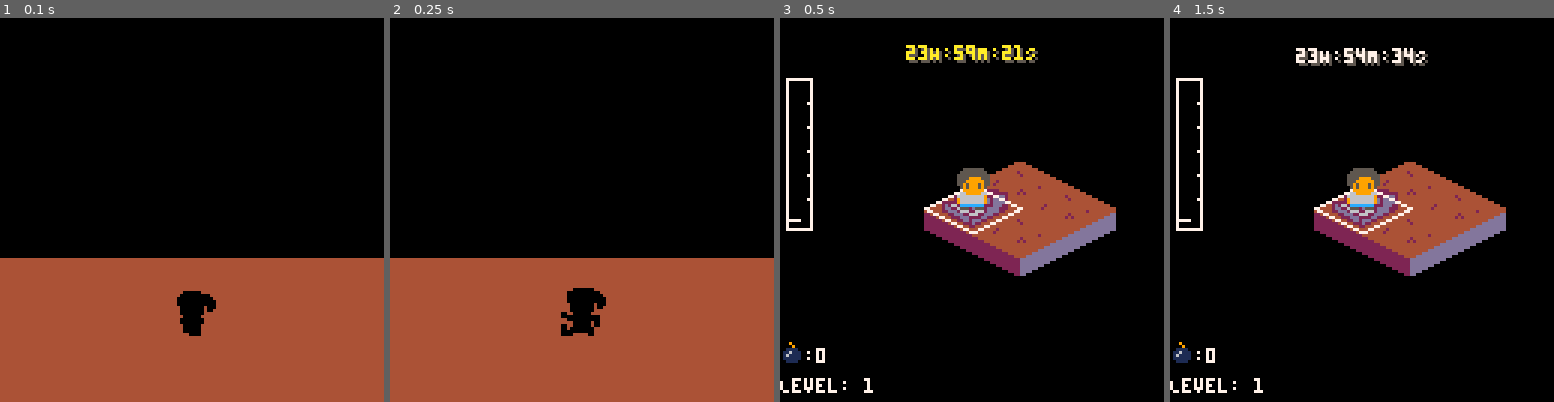
Above: before the commit, frames 1-4 (left to right).
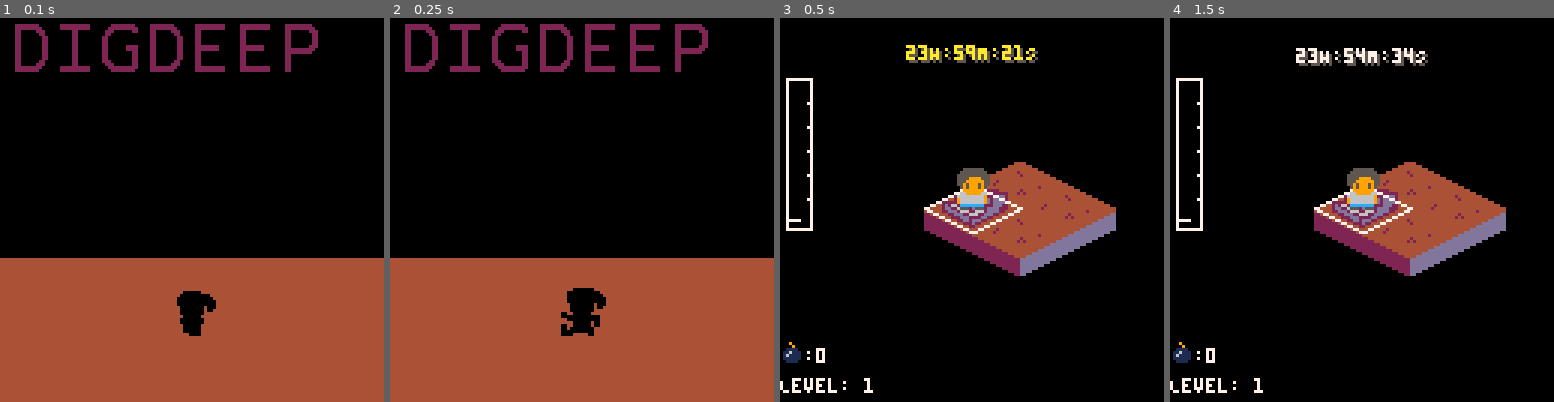
Above: after the commit, the same moments.

Repository: scottnm/collards.p8
Game: PICO-8 cartridge collards.p8
Two runs of this game, one before a commit and one after it. Both use one fixed random seed, a clock stepped at 60 frames per second and the inputs below.
Inputs:
- Up to frame 1 (0.1 s): no input
- Up to frame 2 (0.25 s): no input
- Up to frame 3 (0.5 s): tap X (X key) at 0.33 s
- Up to frame 4 (1.5 s): tap O (Z key) at 0.7 s; tap X (X key) at 1.07 s

The runs differ from the first frame. In frame 1, 3.3% of the frame differs, in the area x 3-83%, y 1-15%; in frame 2, 3.3%; in frame 3, nothing differs; in frame 4, nothing differs.

Commit message:
spike adding larger letters to game

Diff:
--- a/pregame.lua
+++ b/pregame.lua
@@ -5,6 +5,13 @@
         pos = vec(64, 104),
         sprite_offset = vec(-8, -14),
     }
+
+    g_title_letters = {
+        d = 194,
+        i = 196,
+        g = 198,
+        e = 200,
+        p = 202 }
 end
 
 function _update_title_screen(input)
@@ -21,7 +28,18 @@
 function _draw_title_screen()
     cls(Colors.Black)
     rectfill(0, 80, 128, 128, Colors.Brown)
+
     modify_player_palette()
     draw_anim(g_player, sprite_pos(g_player))
     pal()
+
+    local scale = 15
+    sspr_centered(g_title_letters.d, 10 + 0*scale,  10, 2, 2, 1, false, false)
+    sspr_centered(g_title_letters.i, 10 + 1*scale,  10, 2, 2, 1, false, false)
+    sspr_centered(g_title_letters.g, 10 + 2*scale,  10, 2, 2, 1, false, false)
+    sspr_centered(g_title_letters.d, 10 + 3*scale,  10, 2, 2, 1, false, false)
+    sspr_centered(g_title_letters.e, 10 + 4*scale,  10, 2, 2, 1, false, false)
+    sspr_centered(g_title_letters.e, 10 + 5*scale, 10, 2, 2, 1, false, false)
+    sspr_centered(g_title_letters.p, 10 + 6*scale, 10, 2, 2, 1, false, false)
+
 end
Not shown, changed: 32 lines of the sprite sheet (__gfx__) section of collards.p8
